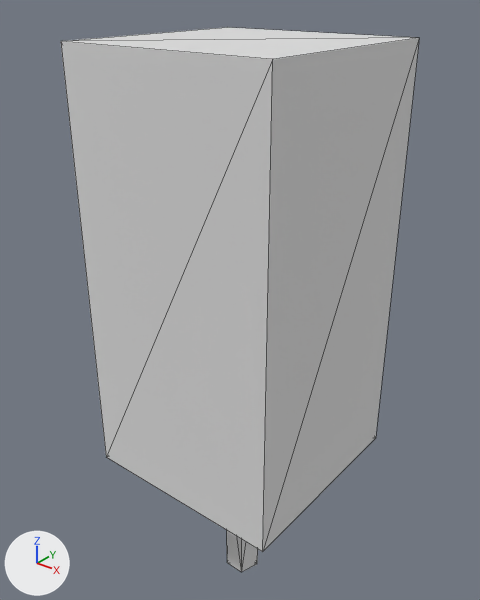
Renders of the glTF model public/models/tree-square.glb from each side of a commit.
Before and after are seen from a camera (50 mm lens) standing at (2.91, -3.69, 5.05) and looking at (-0.13, 0.11, 2.69). The lights are fixed; the arrows at lower left show +X, +Y and +Z. Mesh edges are drawn as thin lines. Where no turn or scale is listed for an object, it has been applied to the vertices.

In view in the first picture: 'tree-square'.
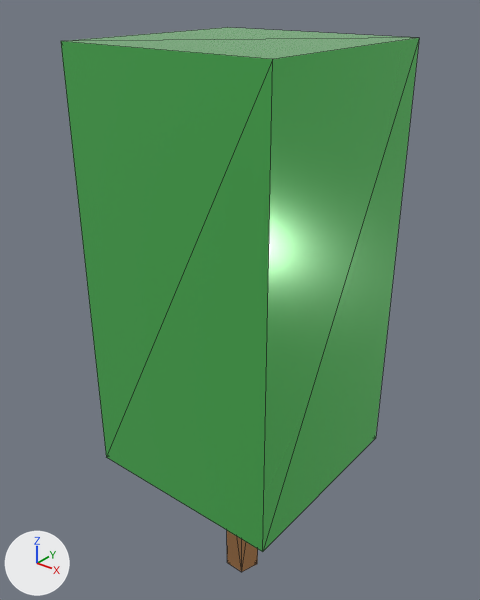
Pixel boxes (x1, y1, x2, y2) of what changed, in the pictures (480 x 600 px):
```json
{"object": "tree-square", "change": "recoloured", "before": [61, 27, 419, 572], "after": [61, 27, 419, 572], "on screen": "grey to green"}
```

Scene script edits in JSON lines:
```json
{"op": "add", "block": "img_base", "code": ["img_base = load_image('base', '_unpacked/base', 1024, 1024, 'sRGB')"]}
{"op": "add", "block": "mat_lowpoly_colors_001", "code": ["mat_lowpoly_colors_001 = bpy.data.materials.new('LOWPOLY-COLORS.001')", "# uses the picture img_base"]}
{"block": "me_tree_square", "where": "me_tree_square.from_pydata(...)  # 18 vertices, 25 faces; spans x -0.84..0.84, y -0.84..0.84, z 0.0..4.68"}
{"op": "remove", "block": "me_tree_square", "code": "me_tree_square.materials.append(mat_lowpoly_colors)  # white #e7e7e7"}
{"op": "add", "block": "me_tree_square", "code": "me_tree_square.materials.append(mat_lowpoly_colors_001)"}
```
